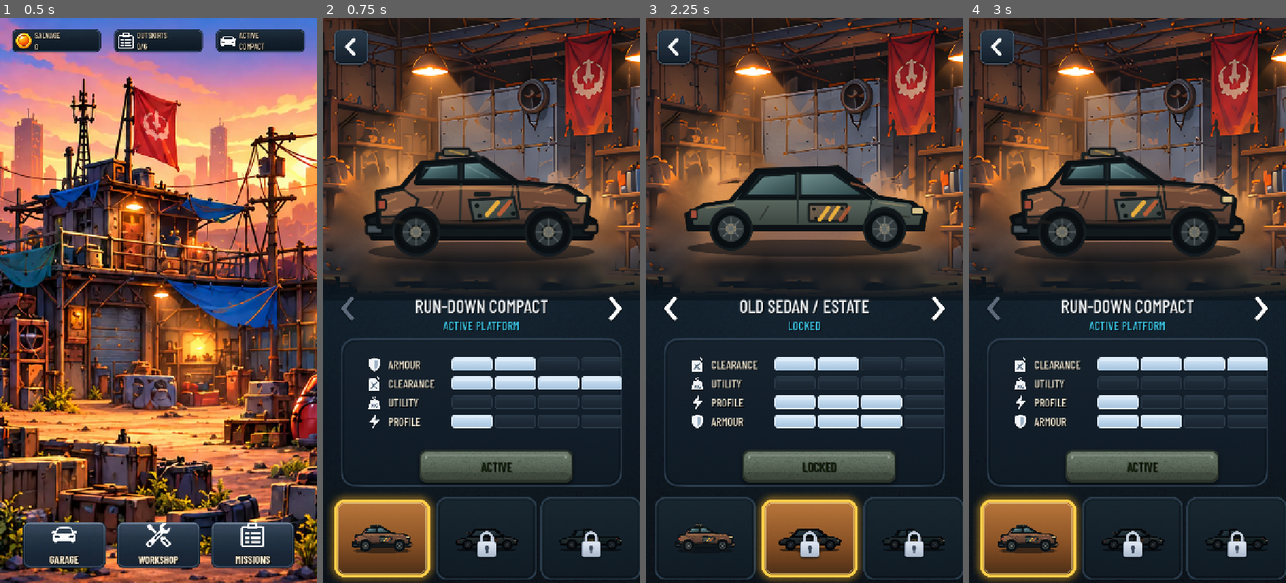
Above: before the commit, frames 1-4 (left to right).
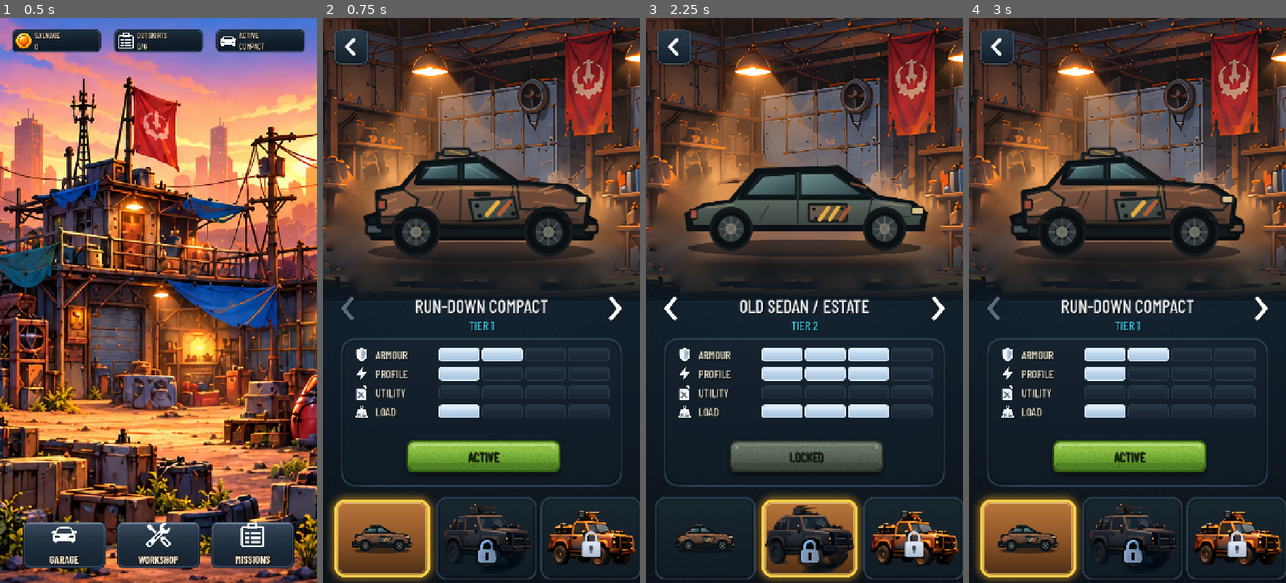
Above: after the commit, the same moments.

Repository: phantompixel-developer/FortKnocks
Game: Godot game, scene res://game/core/app.tscn
Two runs of this game, one before a commit and one after it. Both use one fixed random seed, a clock stepped at 60 frames per second and the inputs below.
Inputs (mouse positions are in pixels of both pictures, inside the frame that each line leads up to):
- Up to frame 1 (0.5 s): no input
- Up to frame 2 (0.75 s): click "GARAGE" at 0.5 s
- Up to frame 3 (2.25 s): click (807, 458) at 1.27 s; click (937, 311) at 2 s
- Up to frame 4 (3 s): click (994, 311) at 2.75 s

Frame 1 is identical in both runs. In frame 2, 11% of the frame differs, in the area x 10-99%, y 53-97%; in frame 3, 12%, in the area x 10-99%, y 53-99%; in frame 4, 11%.
Error before the commit: Invalid access to property or key 'item_rect_changed' on a base object of type 'null instance'. (res://game/progression/garage_screen.gd:75)

Commit message:
ui: wire Garage to reference canvas and supplied vehicle art

Diff:
--- a/game/progression/garage_screen.gd
+++ b/game/progression/garage_screen.gd
@@ -8,11 +8,14 @@
 const ThemeScript := preload("res://game/presentation/fort_knocks_theme.gd")
 const ProductionUIScript := preload("res://game/presentation/production_ui.gd")
 
-const GARAGE_ROOT := "res://assets/art/claude_assets/1_Asset_Kit/02_garage/png/icons"
-const ICON_ARMOUR := GARAGE_ROOT + "/icon_stat_armour.png"
-const ICON_SPEED := GARAGE_ROOT + "/icon_stat_speed.png"
-const ICON_FUEL := GARAGE_ROOT + "/icon_stat_fuel.png"
-const ICON_LOAD := GARAGE_ROOT + "/icon_stat_load.png"
+const GARAGE_ROOT := "res://assets/art/claude_assets/1_Asset_Kit/02_garage"
+const ICON_ARMOUR := GARAGE_ROOT + "/png/icons/icon_stat_armour.png"
+const ICON_SPEED := GARAGE_ROOT + "/png/icons/icon_stat_speed.png"
+const ICON_FUEL := GARAGE_ROOT + "/png/icons/icon_stat_fuel.png"
+const ICON_LOAD := GARAGE_ROOT + "/png/icons/icon_stat_load.png"
+const PICKUP_THUMB := GARAGE_ROOT + "/art/thumb_veh_01_scavenger_pickup_PLACEHOLDER.png"
+const LOCKED_THUMB := GARAGE_ROOT + "/art/thumb_veh_02_locked_PLACEHOLDER.png"
+
 const PANEL_PATH := "res://assets/art/claude_assets/1_Asset_Kit/00_shared/png/ui/panel_stats_9s.png"
 const CARD_PATH := "res://assets/art/claude_assets/1_Asset_Kit/00_shared/png/ui/card_item_9s.png"
 const CARD_SELECTED_PATH := "res://assets/art/claude_assets/1_Asset_Kit/00_shared/png/ui/card_item_selected_9s.png"
@@ -21,11 +24,10 @@
 const SEG_EMPTY_PATH := "res://assets/art/claude_assets/1_Asset_Kit/00_shared/png/ui/statbar_seg_empty_9s.png"
 const SEG_FILLED_PATH := "res://assets/art/claude_assets/1_Asset_Kit/00_shared/png/ui/statbar_seg_filled_9s.png"
 
-const SWIPE_MIN := 60.0
-
-@onready var safe: MarginContainer = %Safe
-@onready var showroom: Control = %Showroom
+const SWIPE_MIN: float = 60.0
+
 @onready var platform_showcase: PlatformShowcase = %PlatformShowcase
+@onready var pickup_hero: TextureRect = %PickupHero
 @onready var swipe_area: Control = %SwipeArea
 @onready var title_label: Label = %PlatformTitle
 @onready var status_label: Label = %PlatformStatus
@@ -40,27 +42,29 @@
 @onready var next_button: TextureButton = %NextButton
 @onready var back_button: TextureButton = %BackButton
 @onready var notice_label: Label = %NoticeLabel
+@onready var stats_panel: PanelContainer = %StatsPanel
 
 var _snapshot: Dictionary = {}
 var _definitions: Array[CombatPlatformDefinition] = []
-var _selected_index := 0
+var _selected_index: int = 0
 var _card_buttons: Array[Button] = []
-var _swipe_start := Vector2.INF
+var _swipe_start: Vector2 = Vector2.INF
+var _action_available: bool = false
 
 func _ready() -> void:
 	ThemeScript.apply(self)
-	ProductionUIScript.apply_safe_area(safe, Vector4(24.0, 26.0, 24.0, 13.0))
-	%StatsPanel.add_theme_stylebox_override(
+	stats_panel.add_theme_stylebox_override(
 		"panel",
 		ProductionUIScript.texture_box(
 			PANEL_PATH,
 			Vector4(27.0, 27.0, 27.0, 27.0),
 			Color.WHITE,
-			Vector4(29.0, 22.0, 29.0, 20.0)
+			Vector4.ZERO
 		)
 	)
 	ProductionUIScript.style_action_button(action_button)
 	action_coin.texture = ProductionUIScript.texture(COIN_PATH)
+	_apply_back_safe_area()
 
 	back_button.pressed.connect(func() -> void:
 		_play_ui(&"ui_back")
@@ -71,16 +75,12 @@
 	action_button.pressed.connect(_request_selected)
 	swipe_area.gui_input.connect(_on_swipe_input)
 
-	resized.connect(_sync_showroom)
-	%Header.item_rect_changed.connect(_sync_showroom)
-	_sync_showroom.call_deferred()
-
 func configure(save_snapshot: Dictionary, notice := "") -> void:
 	_snapshot = save_snapshot.duplicate(true)
 	_definitions = PlatformCatalogScript.all()
 
-	var inventory := _snapshot.get("inventory", {}) as Dictionary
-	var active_id := str(inventory.get("platform_id", "run_down_compact"))
+	var inventory: Dictionary = _snapshot.get("inventory", {}) as Dictionary
+	var active_id: String = str(inventory.get("platform_id", "run_down_compact"))
 	_selected_index = 0
 	for i in range(_definitions.size()):
 		if _definitions[i].id == active_id:
@@ -92,16 +92,10 @@
 	_build_cards()
 	_show_selected(false)
 
-func _sync_showroom() -> void:
-	if not is_node_ready():
-		return
-	var target_bottom: float = float(%Header.global_position.y - global_position.y + 48.0)
-	showroom.size = Vector2(size.x, maxf(target_bottom, 420.0))
-
 func _step(direction: int) -> void:
 	if _definitions.is_empty():
 		return
-	var next_index := clampi(_selected_index + direction, 0, _definitions.size() - 1)
+	var next_index: int = clampi(_selected_index + direction, 0, _definitions.size() - 1)
 	if next_index == _selected_index:
 		return
 	_selected_index = next_index
@@ -112,17 +106,24 @@
 	if _definitions.is_empty():
 		return
 
-	var definition := _definitions[_selected_index]
-	var inventory := _snapshot.get("inventory", {}) as Dictionary
-	var campaign := _snapshot.get("campaign", {}) as Dictionary
-	var owned := inventory.get("owned_platform_ids", ["run_down_compact"]) as Array
-	var completed := campaign.get("completed_missions", []) as Array
-	var active_id := str(inventory.get("platform_id", "run_down_compact"))
-	var equipped_modules := inventory.get("equipped_module_by_platform", {}) as Dictionary
-	var module_id := str(equipped_modules.get(definition.id, ""))
+	var definition: CombatPlatformDefinition = _definitions[_selected_index]
+	var inventory: Dictionary = _snapshot.get("inventory", {}) as Dictionary
+	var campaign: Dictionary = _snapshot.get("campaign", {}) as Dictionary
+	var owned: Array = inventory.get("owned_platform_ids", ["run_down_compact"]) as Array
+	var completed: Array = campaign.get("completed_missions", []) as Array
+	var active_id: String = str(inventory.get("platform_id", "run_down_compact"))
+	var equipped_modules: Dictionary = inventory.get("equipped_module_by_platform", {}) as Dictionary
+	var module_id: String = str(equipped_modules.get(definition.id, ""))
 
 	title_label.text = definition.display_name.to_upper()
-	platform_showcase.configure(definition.id, module_id)
+	status_label.text = "TIER %d" % (_selected_index + 1)
+
+	var use_pickup_art: bool = definition.id == "pickup"
+	pickup_hero.visible = use_pickup_art
+	platform_showcase.visible = not use_pickup_art
+	if not use_pickup_art:
+		platform_showcase.configure(definition.id, module_id)
+
 	_rebuild_stats(definition)
 	_update_action(definition, owned, completed, active_id)
 
@@ -135,12 +136,13 @@
 		card_scroll.ensure_control_visible.call_deferred(_card_buttons[_selected_index])
 
 	if animate:
-		platform_showcase.pivot_offset = platform_showcase.size * 0.5
-		platform_showcase.modulate.a = 0.0
-		platform_showcase.scale = Vector2(0.94, 0.94)
-		var tween := create_tween().set_parallel().set_trans(Tween.TRANS_CUBIC).set_ease(Tween.EASE_OUT)
-		tween.tween_property(platform_showcase, "modulate:a", 1.0, 0.18)
-		tween.tween_property(platform_showcase, "scale", Vector2.ONE, 0.22)
+		var display: Control = pickup_hero if use_pickup_art else platform_showcase
+		display.pivot_offset = display.size * 0.5
+		display.modulate.a = 0.0
+		display.scale = Vector2(0.94, 0.94)
+		var tween: Tween = create_tween().set_parallel().set_trans(Tween.TRANS_CUBIC).set_ease(Tween.EASE_OUT)
+		tween.tween_property(display, "modulate:a", 1.0, 0.18)
+		tween.tween_property(display, "scale", Vector2.ONE, 0.22)
 
 func _update_action(
 	definition: CombatPlatformDefinition,
@@ -148,53 +150,53 @@
 	completed: Array,
 	active_id: String
 ) -> void:
-	var inventory := _snapshot.get("inventory", {}) as Dictionary
-	var salvage := int(inventory.get("salvage", 0))
-	var unlocked := definition.unlock_after_mission_id.is_empty() or completed.has(definition.unlock_after_mission_id)
-
+	var inventory: Dictionary = _snapshot.get("inventory", {}) as Dictionary
+	var salvage: int = int(inventory.get("salvage", 0))
+	var unlocked: bool = definition.unlock_after_mission_id.is_empty() or completed.has(definition.unlock_after_mission_id)
+
+	_action_available = false
+	action_button.disabled = false
 	action_coin.visible = false
 	action_cost.visible = false
-	action_button.disabled = true
 
 	if definition.id == active_id:
-		status_label.text = "ACTIVE PLATFORM"
 		action_label.text = "ACTIVE"
 	elif owned.has(definition.id):
-		status_label.text = "OWNED"
 		action_label.text = "EQUIP"
-		action_button.disabled = false
+		_action_available = true
 	elif not unlocked or not definition.purchasable:
-		status_label.text = "LOCKED"
 		action_label.text = "LOCKED"
+		action_button.disabled = true
 	else:
-		status_label.text = "AVAILABLE"
 		action_label.text = "ACQUIRE" if salvage >= definition.purchase_cost else "NEED"
 		action_coin.visible = true
 		action_cost.visible = true
 		action_cost.text = _format_number(definition.purchase_cost)
-		action_button.disabled = salvage < definition.purchase_cost
+		if salvage >= definition.purchase_cost:
+			_action_available = true
+		else:
+			action_button.disabled = true
 
 func _request_selected() -> void:
-	if _definitions.is_empty() or action_button.disabled:
+	if _definitions.is_empty() or not _action_available:
 		return
 	platform_requested.emit(_definitions[_selected_index].id)
 
 func _rebuild_stats(definition: CombatPlatformDefinition) -> void:
 	for child in rows.get_children():
-		if child != action_button:
-			child.queue_free()
-
-	var armour := clampi(int(round(float(definition.cover_health) / 75.0)), 1, 4)
-	var size_level := clampi(1 + int(round((definition.cover_size.x - 240.0) / 35.0)), 1, 4)
-	var utility := 4 if definition.utility_slot_count > 0 else 0
-	var clearance := clampi(5 - size_level, 1, 4)
-
-	_add_stat_row("ARMOUR", ICON_ARMOUR, armour, action_button.get_index())
-	_add_stat_row("PROFILE", ICON_SPEED, size_level, action_button.get_index())
-	_add_stat_row("UTILITY", ICON_LOAD, utility, action_button.get_index())
-	_add_stat_row("CLEARANCE", ICON_FUEL, clearance, action_button.get_index())
-
-func _add_stat_row(label_text: String, icon_path: String, filled: int, insert_index: int) -> void:
+		child.queue_free()
+
+	var armour: int = clampi(int(round(float(definition.cover_health) / 75.0)), 1, 4)
+	var profile: int = clampi(1 + int(round((definition.cover_size.x - 240.0) / 35.0)), 1, 4)
+	var utility: int = 4 if definition.utility_slot_count > 0 else 0
+	var load: int = clampi(maxi(profile, definition.utility_slot_count + 1), 1, 4)
+
+	_add_stat_row("ARMOUR", ICON_ARMOUR, armour)
+	_add_stat_row("PROFILE", ICON_SPEED, profile)
+	_add_stat_row("UTILITY", ICON_FUEL, utility)
+	_add_stat_row("LOAD", ICON_LOAD, load)
+
+func _add_stat_row(label_text: String, icon_path: String, filled: int) -> void:
 	var row := HBoxContainer.new()
 	row.custom_minimum_size = Vector2(0.0, 38.0)
 	row.add_theme_constant_override("separation", 12)
@@ -233,21 +235,21 @@
 		segments.add_child(segment)
 
 	rows.add_child(row)
-	rows.move_child(row, insert_index)
 
 func _build_cards() -> void:
 	for child in platform_row.get_children():
 		child.queue_free()
 	_card_buttons.clear()
 
-	var campaign := _snapshot.get("campaign", {}) as Dictionary
-	var completed := campaign.get("completed_missions", []) as Array
-	var inventory := _snapshot.get("inventory", {}) as Dictionary
-	var owned := inventory.get("owned_platform_ids", ["run_down_compact"]) as Array
+	var campaign: Dictionary = _snapshot.get("campaign", {}) as Dictionary
+	var completed: Array = campaign.get("completed_missions", []) as Array
+	var inventory: Dictionary = _snapshot.get("inventory", {}) as Dictionary
+	var owned: Array = inventory.get("owned_platform_ids", ["run_down_compact"]) as Array
 
 	for i in range(_definitions.size()):
-		var definition := _definitions[i]
-		var unlocked := definition.unlock_after_mission_id.is_empty() or completed.has(definition.unlock_after_mission_id)
+		var definition: CombatPlatformDefinition = _definitions[i]
+		var unlocked: bool = definition.unlock_after_mission_id.is_empty() or completed.has(definition.unlock_after_mission_id)
+		var locked: bool = not owned.has(definition.id) and not unlocked
 
 		var card := Button.new()
 		card.custom_minimum_size = Vector2(229.0, 188.0)
@@ -282,21 +284,44 @@
 		selected.mouse_filter = Control.MOUSE_FILTER_IGNORE
 		card.add_child(selected)
 
-		var preview := PlatformShowcase.new()
-		preview.name = "_Preview"
-		preview.set_anchors_preset(Control.PRESET_FULL_RECT)
-		preview.offset_left = 12.0
-		preview.offset_top = 8.0
-		preview.offset_right = -12.0
-		preview.offset_bottom = -8.0
-		preview.mouse_filter = Control.MOUSE_FILTER_IGNORE
-		preview.draw_floor_shadow = false
-		preview.configure(definition.id)
-		if not owned.has(definition.id) and not unlocked:
-			preview.modulate = Color(0.42, 0.45, 0.52, 1.0)
-		card.add_child(preview)
-
-		if not owned.has(definition.id) and not unlocked:
+		if definition.id == "pickup":
+			var thumb := TextureRect.new()
+			thumb.texture = ProductionUIScript.texture(PICKUP_THUMB)
+			thumb.set_anchors_preset(Control.PRESET_FULL_RECT)
+			thumb.offset_left = 14.0
+			thumb.offset_top = 13.0
+			thumb.offset_right = -14.0
+			thumb.offset_bottom = -13.0
+			thumb.expand_mode = TextureRect.EXPAND_IGNORE_SIZE
+			thumb.stretch_mode = TextureRect.STRETCH_KEEP_ASPECT_CENTERED
+			thumb.mouse_filter = Control.MOUSE_FILTER_IGNORE
+			card.add_child(thumb)
+		elif locked:
+			var locked_thumb := TextureRect.new()
+			locked_thumb.texture = ProductionUIScript.texture(LOCKED_THUMB)
+			locked_thumb.set_anchors_preset(Control.PRESET_FULL_RECT)
+			locked_thumb.offset_left = 12.0
+			locked_thumb.offset_top = 12.0
+			locked_thumb.offset_right = -12.0
+			locked_thumb.offset_bottom = -12.0
+			locked_thumb.expand_mode = TextureRect.EXPAND_IGNORE_SIZE
+			locked_thumb.stretch_mode = TextureRect.STRETCH_KEEP_ASPECT_CENTERED
+			locked_thumb.mouse_filter = Control.MOUSE_FILTER_IGNORE
+			card.add_child(locked_thumb)
+		else:
+			var preview := PlatformShowcase.new()
+			preview.set_anchors_preset(Control.PRESET_FULL_RECT)
+			preview.offset_left = 12.0
+			preview.offset_top = 8.0
+			preview.offset_right = -12.0
+			preview.offset_bottom = -8.0
+			preview.mouse_filter = Control.MOUSE_FILTER_IGNORE
+			preview.draw_floor_shadow = false
+			preview.max_display_width = 205.0
+			preview.configure(definition.id)
+			card.add_child(preview)
+
+		if locked and definition.id == "pickup":
 			var lock := TextureRect.new()
 			lock.texture = ProductionUIScript.texture(LOCK_PATH)
 			lock.anchor_left = 0.5
@@ -316,8 +341,8 @@
 		_card_buttons.append(card)
 
 func _set_card_selected(card: Button, selected: bool) -> void:
-	var normal := card.get_node_or_null("_Frame") as CanvasItem
-	var glow := card.get_node_or_null("_SelectedFrame") as CanvasItem
+	var normal: CanvasItem = card.get_node_or_null("_Frame") as CanvasItem
+	var glow: CanvasItem = card.get_node_or_null("_SelectedFrame") as CanvasItem
 	if normal != null:
 		normal.visible = not selected
 	if glow != null:
@@ -331,7 +356,7 @@
 	_show_selected()
 
 func _on_swipe_input(event: InputEvent) -> void:
-	var pressed := false
+	var pressed: bool = false
 	if event is InputEventScreenTouch:
 		pressed = event.pressed
 	elif event is InputEventMouseButton and event.button_index == MOUSE_BUTTON_LEFT:
@@ -347,13 +372,25 @@
 		if absf(delta.x) >= SWIPE_MIN and absf(delta.x) > absf(delta.y) * 1.5:
 			_step(-1 if delta.x > 0.0 else 1)
 
+func _apply_back_safe_area() -> void:
+	var window_size: Vector2i = DisplayServer.window_get_size()
+	if window_size.y <= 0:
+		return
+	var safe_rect: Rect2i = DisplayServer.get_display_safe_area()
+	if safe_rect.size.y <= 0:
+		return
+	var viewport_height: float = get_viewport_rect().size.y
+	var inset: float = float(safe_rect.position.y) * (viewport_height / float(window_size.y))
+	if inset > 0.0 and inset < 120.0:
+		back_button.position.y += inset
+
 func _format_number(value: int) -> String:
-	var source := str(absi(value))
-	var out := ""
+	var source: String = str(absi(value))
+	var output := ""
 	while source.length() > 3:
-		out = "," + source.substr(source.length() - 3) + out
+		output = "," + source.substr(source.length() - 3) + output
 		source = source.substr(0, source.length() - 3)
-	return source + out
+	return source + output
 
 func _play_ui(cue: StringName) -> void:
 	var audio := get_tree().get_first_node_in_group("fort_knocks_audio")
